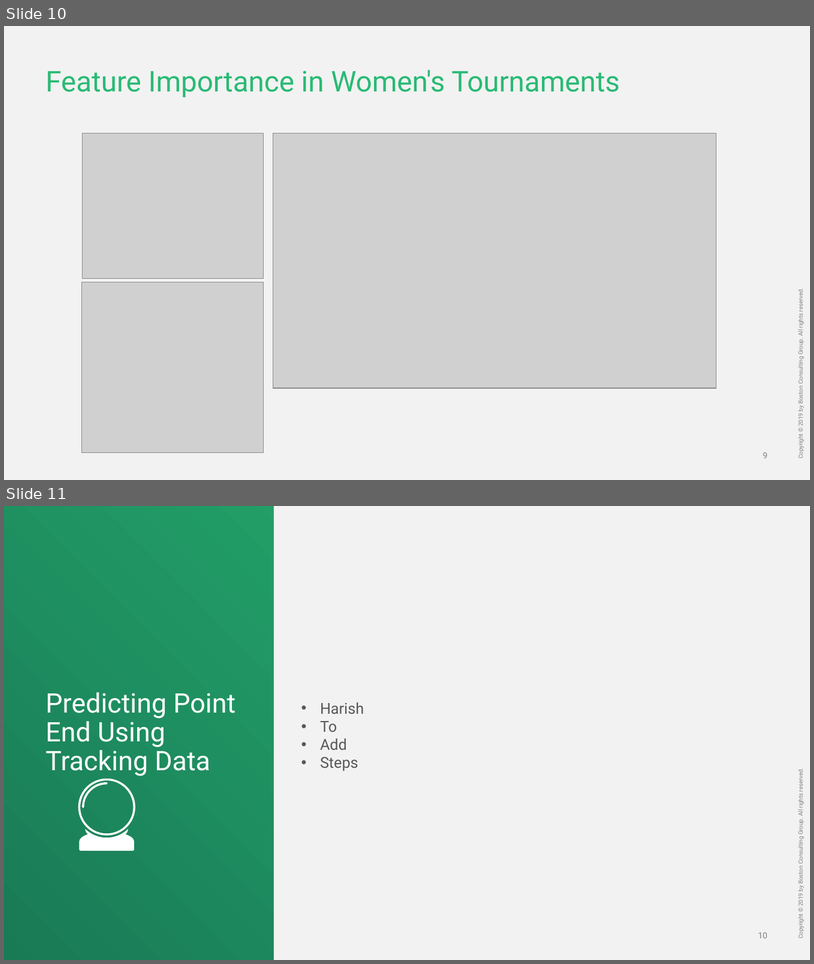
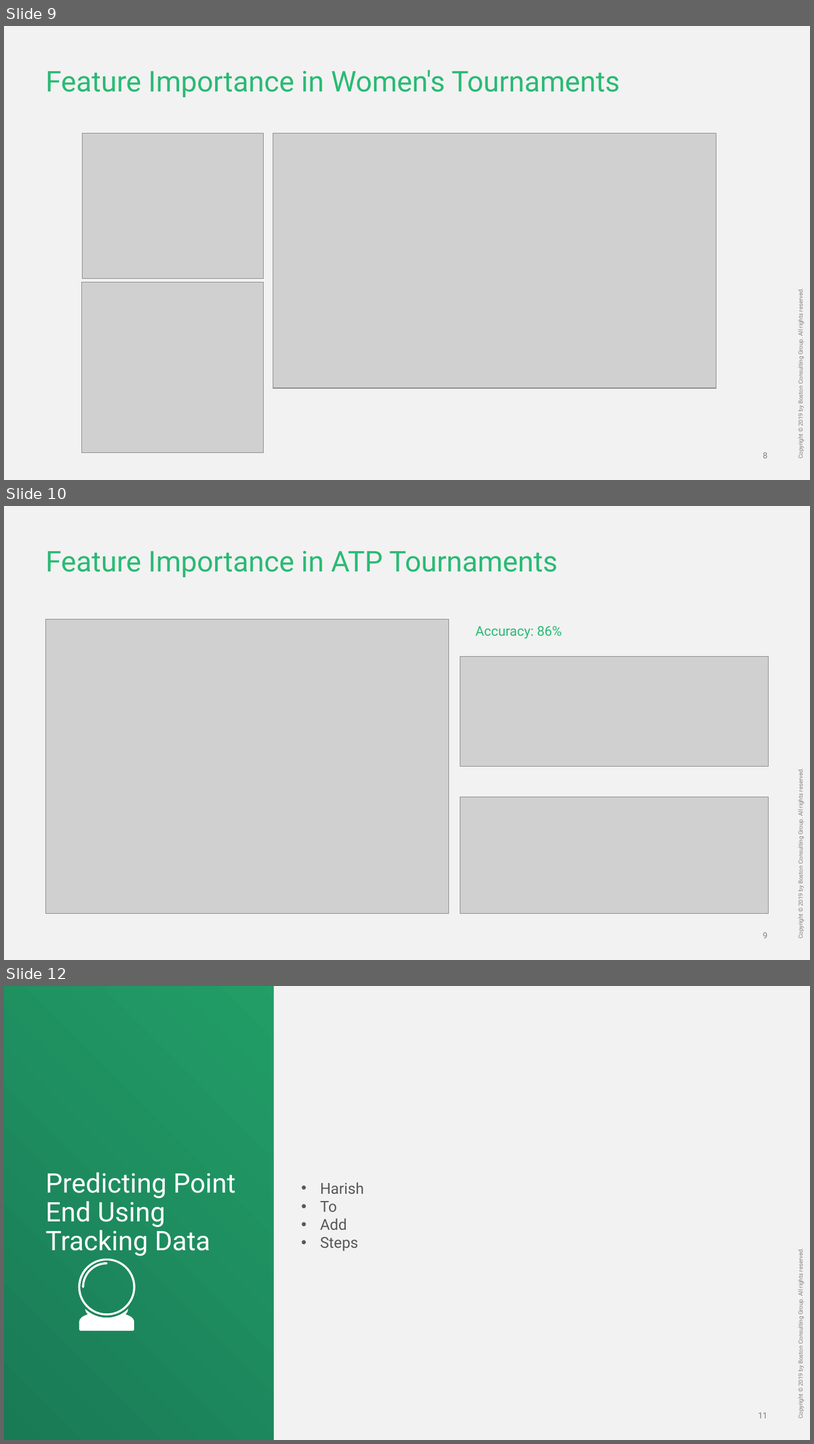
Before and after one commit to Ajosephs116/Final-Project---Machine-Learning, a slide deck: Machine Learning Project.pptx. Shown one above the other, each under a label of ours: slides 10 and 11 before the commit, slides 9, 10 and 12 after it; the slides between them are not shown. The pictures are 814x964 and 814x1444 pixels, drawn with LibreOffice and Linux fonts; fonts in the diff are those of the drawing; grey boxes stand for pictures; background and template pictures are left out. Boxes give left, top, right and bottom in pixels: in the first picture for what was removed or moved away, otherwise in the second. Text is boxed around its words. In the diff, an @@ line names an element or a change of style, - is before the commit and + after.

```diff
--- a/Machine Learning Project.pptx
+++ b/Machine Learning Project.pptx
@@ slide 10 added at [4,506,810,960], background #F2F2F2; not listed: 2 template elements that a slide beside it also shows @@
@@ title added at [45,550,558,577], 34 pt, text #29BA74 @@
+Feature Importance in ATP Tournaments
@@ picture added at [46,619,449,913] @@
@@ text added at [476,626,562,639], 16 pt, text #29BA74 @@
+Accuracy: 86%
@@ picture added at [461,657,769,767] @@
@@ picture added at [461,796,769,913] @@
@@ what was slide 10 is now slide 9 @@
@@ what was slide 11 is now slide 12 @@
@@ page number at [758,1412,768,1418]: text changed @@
-10
+11
```
Also in this commit, not shown: 2 slides changed, 3 other files.
